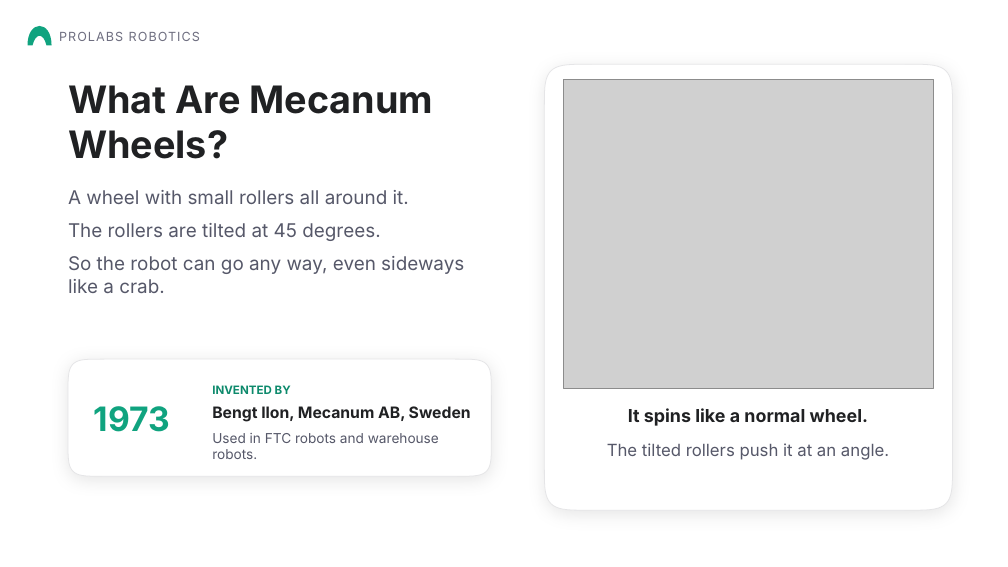
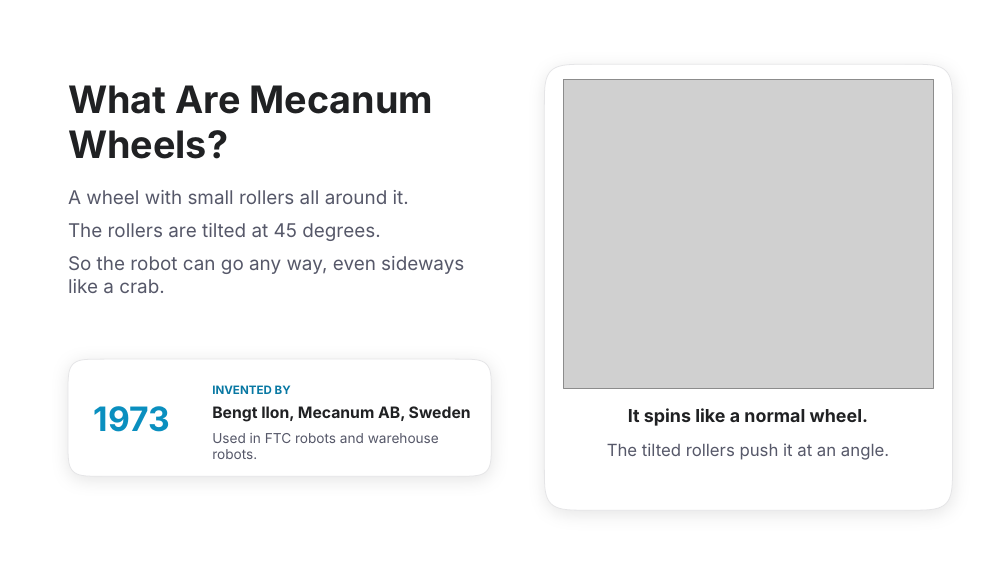
Before and after one commit to Aarav-111/FTC-Bangalore-Resources, a slide deck: slide 2 of 02-Chassis/Mecanum Wheels Presentation.pptx. Drawn at 1008x567 pixels with LibreOffice and Linux fonts; fonts in the diff are those of the drawing; grey boxes stand for pictures; background and template pictures are left out. Boxes give left, top, right and bottom in pixels: in the first picture for what was removed or moved away, otherwise in the second. Text is boxed around its words. In the diff, an @@ line names an element or a change of style, - is before the commit and + after.

Commit message:
Mecanum presentation: tank drive fails 2-3 times, light blue theme, Thank You page with QR codes, remove Prolabs Robotics

```diff
--- a/02-Chassis/Mecanum Wheels Presentation.pptx
+++ b/02-Chassis/Mecanum Wheels Presentation.pptx
@@ freeform shape removed at [27,27,51,45] @@
@@ text removed at [59,32,200,41] @@
-PROLABS ROBOTICS
@@ text "INVENTED BY" at [212,385,291,394]: text colour #0D8A6C to #0878A3 @@
@@ text "1973" at [94,406,170,432]: text colour #10A37F to #0A8FBF @@
```
Also in this commit, not shown: 19 other slides changed, 1 slide added, 1 slide removed, 1 other file.
